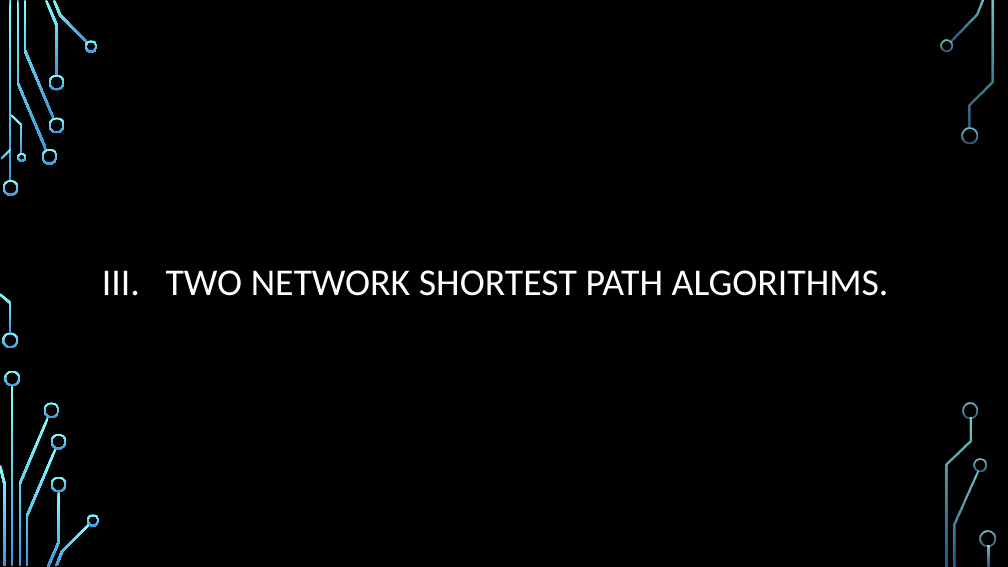
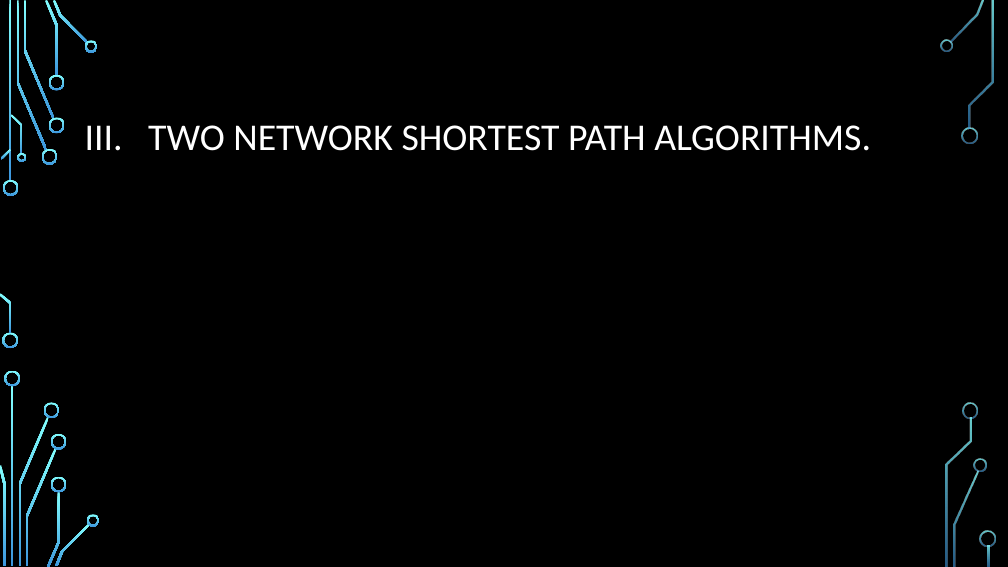
Before and after one commit to thanhye/ASM1, a slide deck: slide 12 of BH01702_TranVanThanh_SE07102.pptx (slide 11 before the commit). Drawn at 1008x567 pixels with LibreOffice and Linux fonts; fonts in the diff are those of the drawing; background and template pictures are left out. Boxes give left, top, right and bottom in pixels: in the first picture for what was removed or moved away, otherwise in the second. Text is boxed around its words. In the diff, an @@ line names an element or a change of style, - is before the commit and + after.

```diff
--- a/BH01702_TranVanThanh_SE07102.pptx
+++ b/BH01702_TranVanThanh_SE07102.pptx
@@ title "III. TWO NETWORK SHORTEST PATH ...": place and size @@
-title "III. TWO NETWORK SHORTEST PATH ..." at [102,270,889,296]
+title "III. TWO NETWORK SHORTEST PATH ..." at [85,125,871,151]
```
Also in this commit, not shown: 6 other slides changed, 4 slides added, 1 slide removed.
